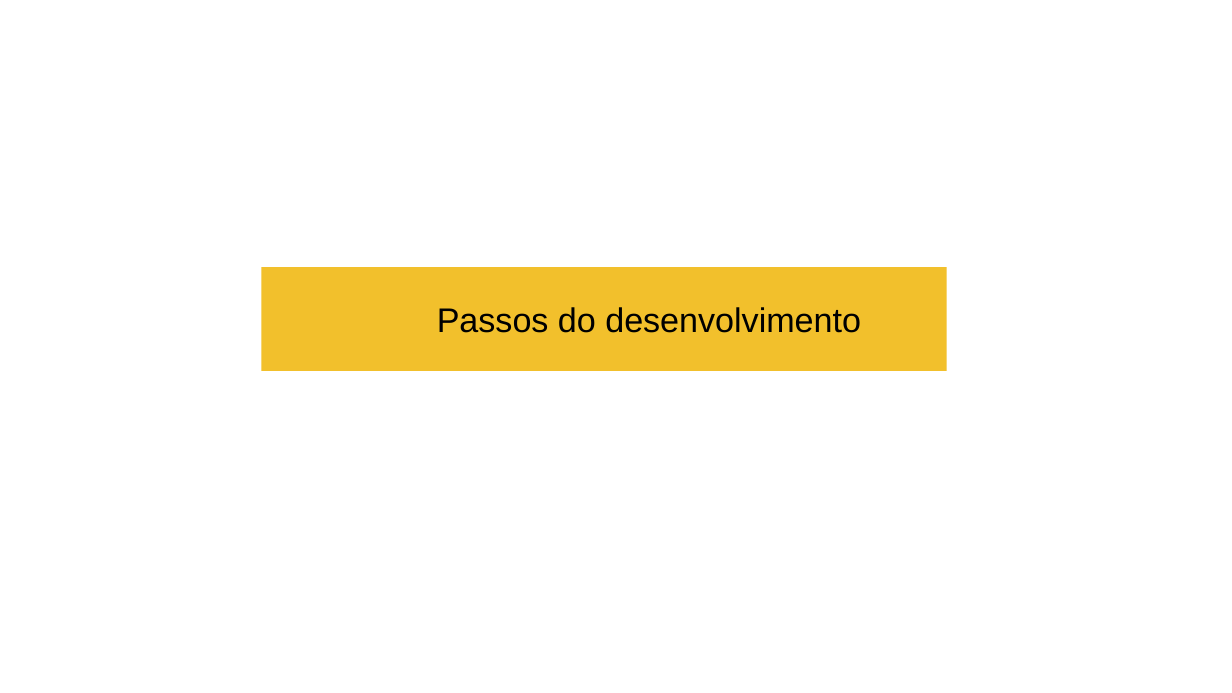
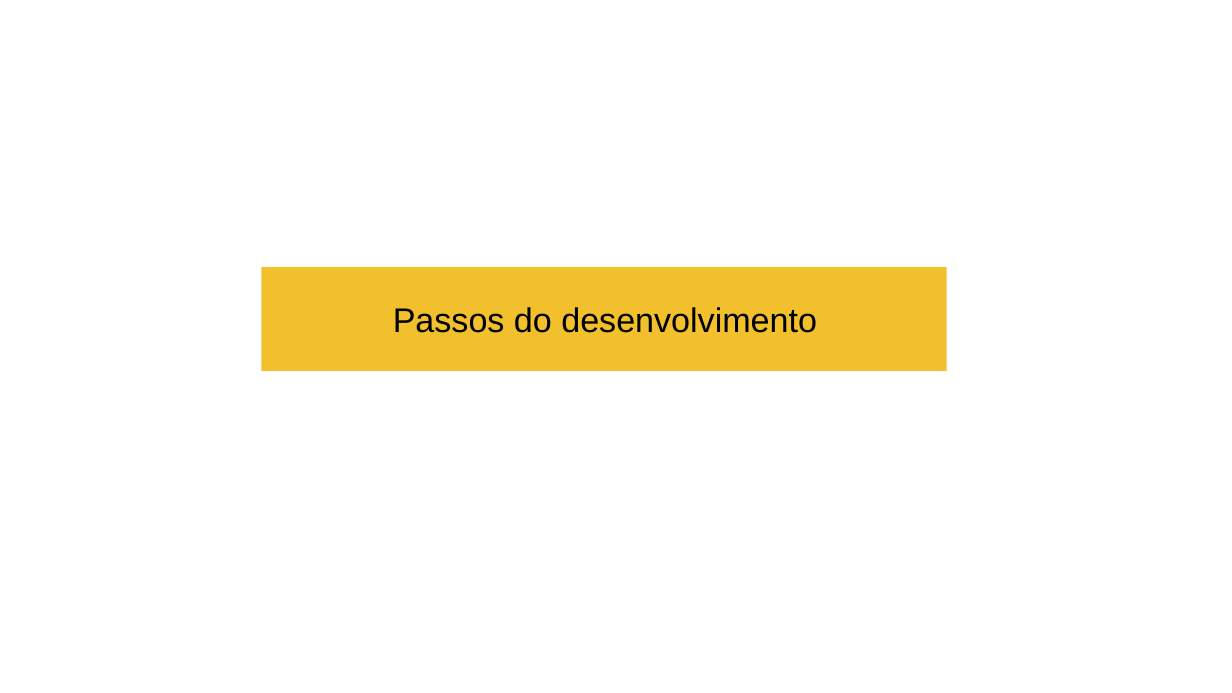
Before and after one commit to vsvsbr/orderTracking, a slide deck: slide 3 of doc/apresentacao_tracking.odp. Drawn at 1232x693 pixels with LibreOffice and Linux fonts; fonts in the diff are those of the drawing; background and template pictures are left out. Boxes give left, top, right and bottom in pixels: in the first picture for what was removed or moved away, otherwise in the second. Text is boxed around its words. In the diff, an @@ line names an element or a change of style, - is before the commit and + after.

Commit message:
Slides fixed and improved

```diff
--- a/doc/apresentacao_tracking.odp
+++ b/doc/apresentacao_tracking.odp
@@ subtitle "Passos do desenvolvimento": place and size @@
-subtitle "Passos do desenvolvimento" at <box>437,307,861,333</box>
+subtitle "Passos do desenvolvimento" at <box>393,307,817,333</box>
```
Also in this commit, not shown: 2 other slides changed, 2 slides added, 1 other file.
